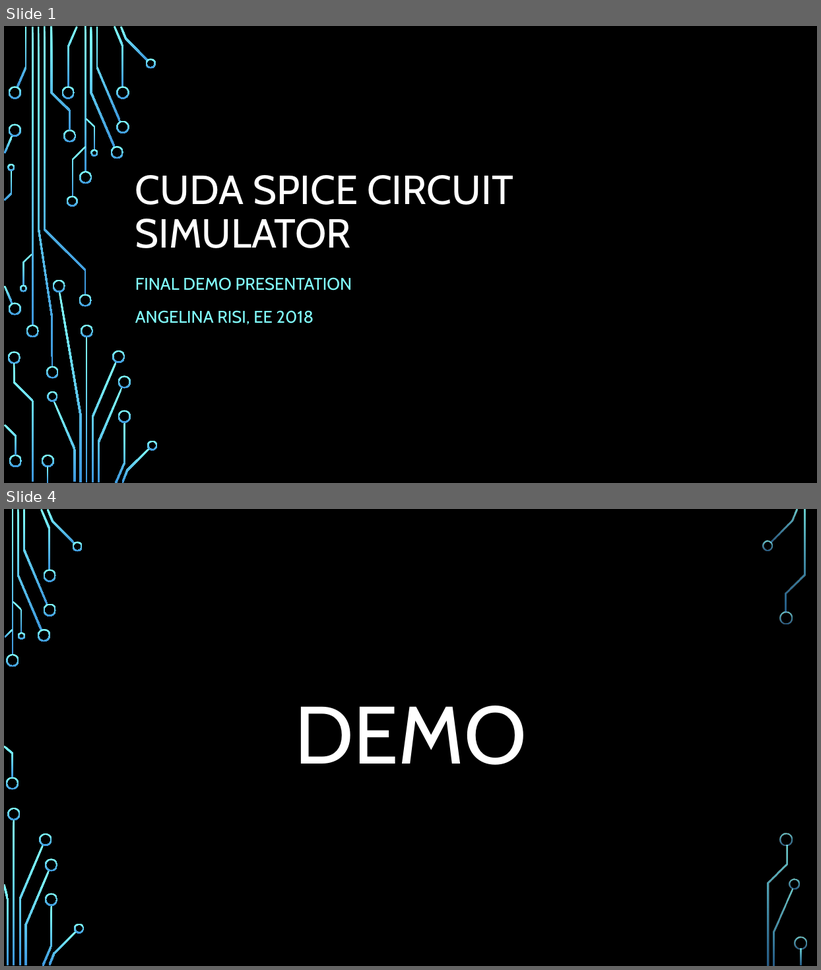
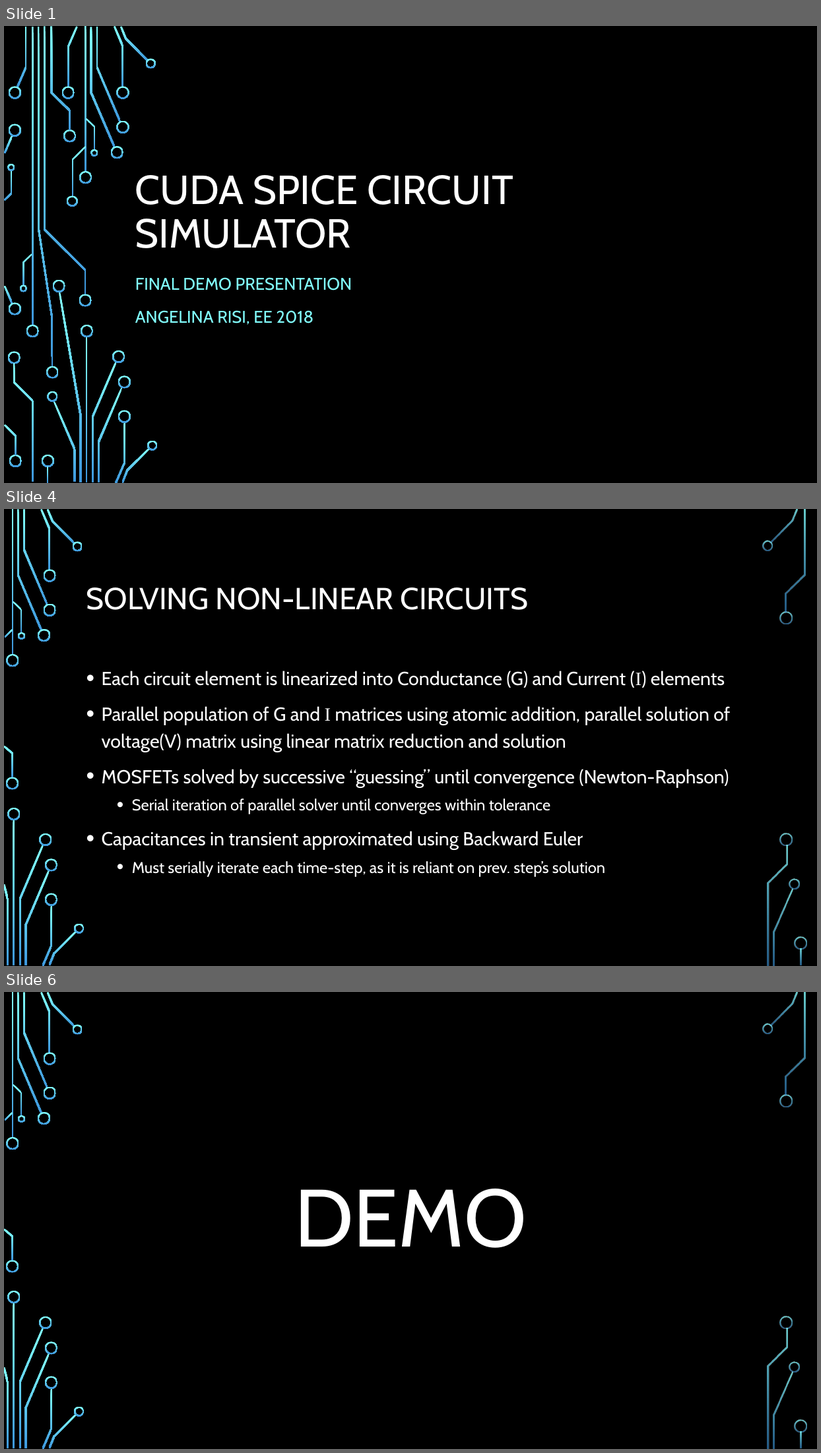
Before and after one commit to risia/CUDA-SPICE-Circuit-Sim, a slide deck: Milestones/FinalDemo.pptx. Shown one above the other, each under a label of ours: slides 1 and 4 before the commit, slides 1, 4 and 6 after it; the slides between them are not shown. The pictures are 821x970 and 821x1453 pixels, drawn with LibreOffice and Linux fonts; fonts in the diff are those of the drawing; background and template pictures are left out. Boxes give left, top, right and bottom in pixels: in the first picture for what was removed or moved away, otherwise in the second. Text is boxed around its words. In the diff, an @@ line names an element or a change of style, - is before the commit and + after.

```diff
--- a/Milestones/FinalDemo.pptx
+++ b/Milestones/FinalDemo.pptx
@@ slide 4 added at (4,509,817,966), background picture (left out); not listed: 36 template elements that a slide beside it also shows @@
@@ title added at (86,588,528,610), 36 pt, text #FFFFFF @@
+SOLVING NON-LINEAR CIRCUITS
@@ text added at (102,671,730,877), 22.2 pt, text #FFFFFF @@
+• Each circuit element is linearized into Conductance (G) and Current (I) elements
+• Parallel population of G and I matrices using atomic addition, parallel solution of voltage(V) matrix using linear matrix reduction and solution
+• MOSFETs solved by successive “guessing” until convergence (Newton-Raphson)
+  • Serial iteration of parallel solver until converges within tolerance
+• Capacitances in transient approximated using Backward Euler
+  • Must serially iterate each time-step, as it is reliant on prev. step’s solution
@@ what was slide 4 is now slide 6 @@
```
Also in this commit, not shown: 1 slide changed, 2 other slides added, 2 slides removed, 27 other files.
